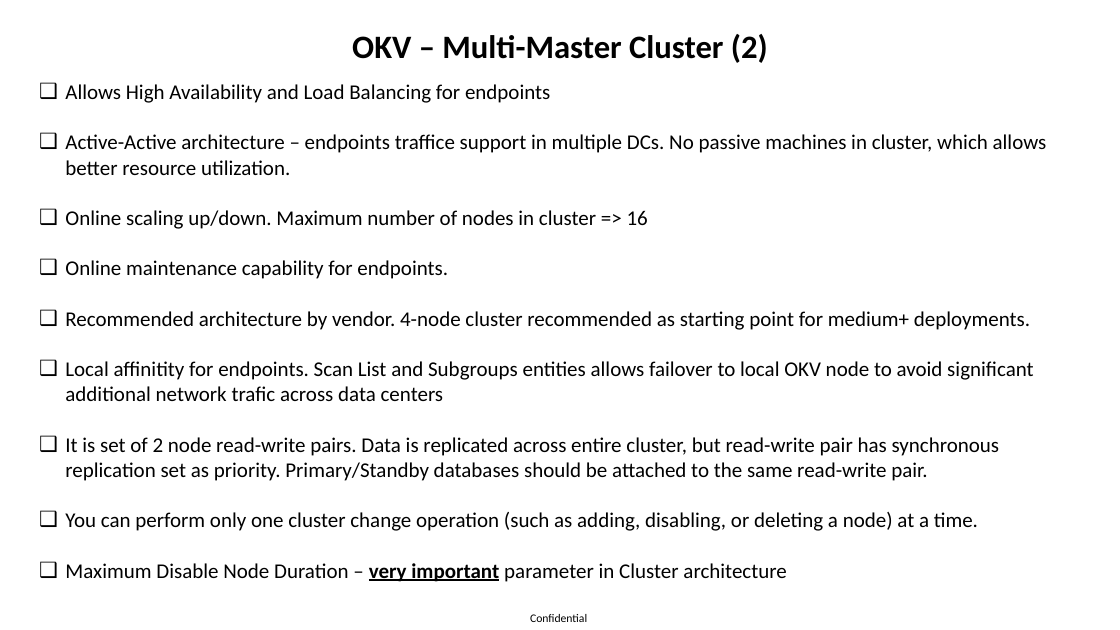
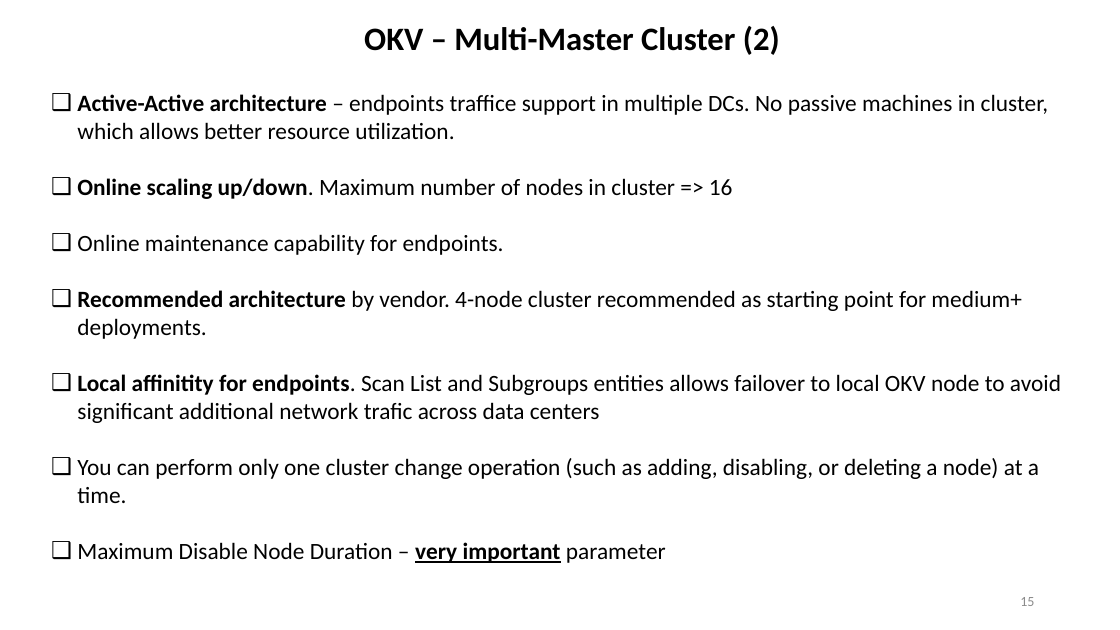
Before and after one commit to zizu1985/DOAG_OKV_EXACC, a slide deck: slide 15 of Oracle_Key_Vault_Overview.pptx. Drawn at 1120x630 pixels with LibreOffice and Linux fonts; fonts in the diff are those of the drawing; background and template pictures are left out. Boxes give left, top, right and bottom in pixels: in the first picture for what was removed or moved away, otherwise in the second. Text is boxed around its words. In the diff, an @@ line names an element or a change of style, - is before the commit and + after.

```diff
--- a/Oracle_Key_Vault_Overview.pptx
+++ b/Oracle_Key_Vault_Overview.pptx
@@ text "OKV – Multi-Master Cluster (2)": place and size @@
-text "OKV – Multi-Master Cluster (2)" at box(352, 34, 768, 63)
+text "OKV – Multi-Master Cluster (2)" at box(364, 26, 780, 55)
@@ text "OKV – Multi-Master Cluster (2)" at box(364, 26, 780, 55): vertical alignment middle to bottom @@
@@ text "Active-Active architecture – endpoints traffice ...": place and size @@
-text "Active-Active architecture – endpoints traffice ..." at box(65, 84, 1047, 582)
+text "Active-Active architecture – endpoints traffice ..." at box(77, 94, 1061, 563)
@@ text at box(65, 84, 550, 103): paragraph removed @@
-❑ Allows High Availability and Load Balancing for endpoints
@@ text at box(77, 94, 1061, 503): size 18 to 20 pt; bold on in "Active-Active architecture", "Online scaling up/down.", "Recommended architecture", "Local affinitity for endpoints." @@
@@ text at box(65, 437, 1000, 481): paragraph removed @@
-❑ It is set of 2 node read-write pairs. Data is replicated across entire cluster, but read-write pair has synchronous replication set as priority. Primary/Standby databases should be attached to the same read-write pair.
@@ text at box(77, 542, 666, 563): text changed; size 18 to 20 pt @@
-❑ Maximum Disable Node Duration – very important parameter in Cluster architecture
+❑ Maximum Disable Node Duration – very important parameter
@@ page number added at box(1020, 597, 1034, 606), 12 pt, text #8C8C8C @@
+15
@@ text removed at box(530, 614, 587, 622) @@
-Confidential
```
Also in this commit, not shown: 11 other slides changed.
